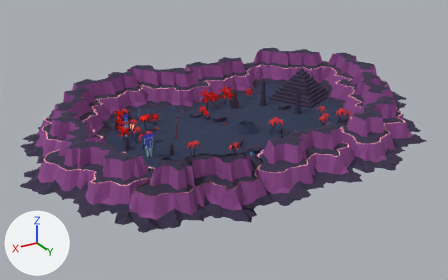
Before and after pictures for a commit that changed the glTF model static/models/gltf/map.glb.
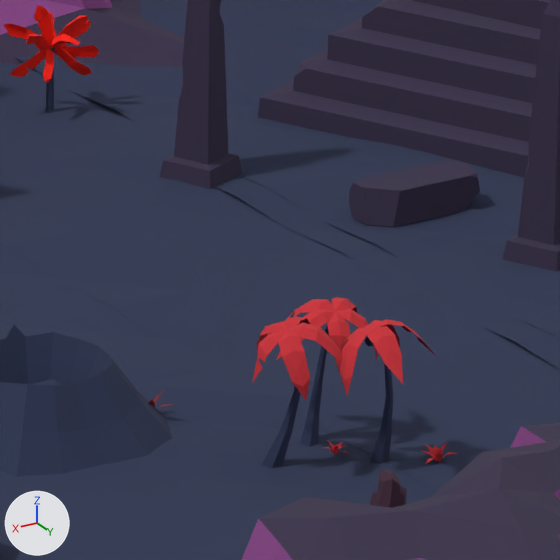
The first picture shows the older version from a 50 mm camera at (193.0, 299.0, 139.0) aimed at (16.0, 5.0, -8.0). The close-ups show both versions on the part from 54% to 67% of the width and 31% to 51% of the height of that picture; other places that the commit changed are outside them. Arrows for +X, +Y and +Z are at lower left; the lights stay in place. Where no turn or scale is listed for an object, it has been applied to the vertices.

In view in the first close-up: 'crater-big (2)', 'egypt-obelisk-old', 'egypt-obelisk-old (1)', 'egypt-stone-block (3)', 'mountains (18)', 'mountains (6)', 'palm-big (12)', 'palm-big (13)', 'palm-big (15)', 'palm-round (9)', 'pyramid-old', 'terrain-plane-plain (43)'.
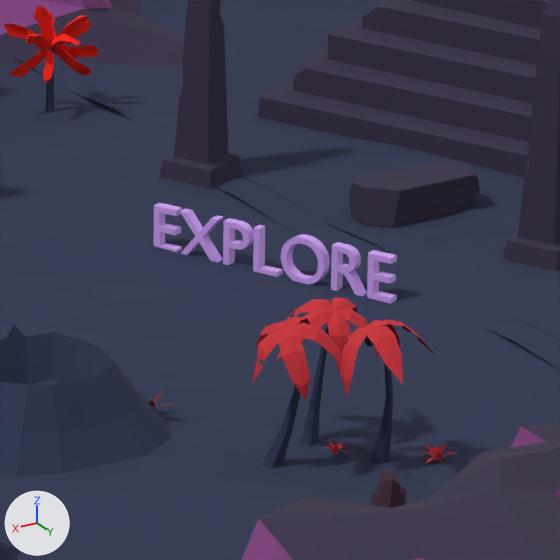
Location of each change, (x1, y1, x2, y2) in pixels of the close-ups (560 x 560 px):
'Explore', added (purple)
    after: (154, 203, 397, 304)

Diff of the bpy script that builds the scene:
```diff
--- a/static/models/gltf/map.glb.py
+++ b/static/models/gltf/map.glb.py
@@ mat_material_002 @@
+mat_material_002 = principled_material('Material.002')
+mat_material_002.base_color = (0.696, 0.401, 1.0)  # purple #d9aaff
@@ me_explore @@
+me_explore.from_pydata(...)  # 576 vertices, 1136 faces; spans x -7.5..-0.1, y 0.0..16.7, z 0.0..3.4
+me_explore.materials.append(mat_material_002)  # purple #d9aaff
@@ ob_explore @@
+ob_explore = bpy.data.objects.new('Explore', me_explore)
+ob_explore.location = (-17.2, -8.52, -0.87)
```
